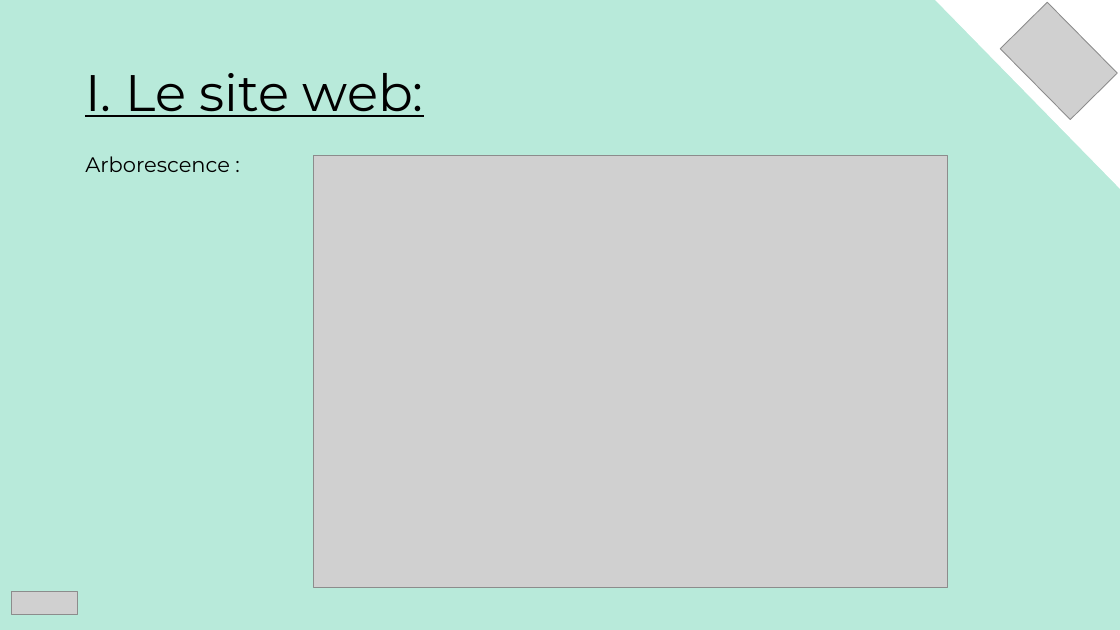
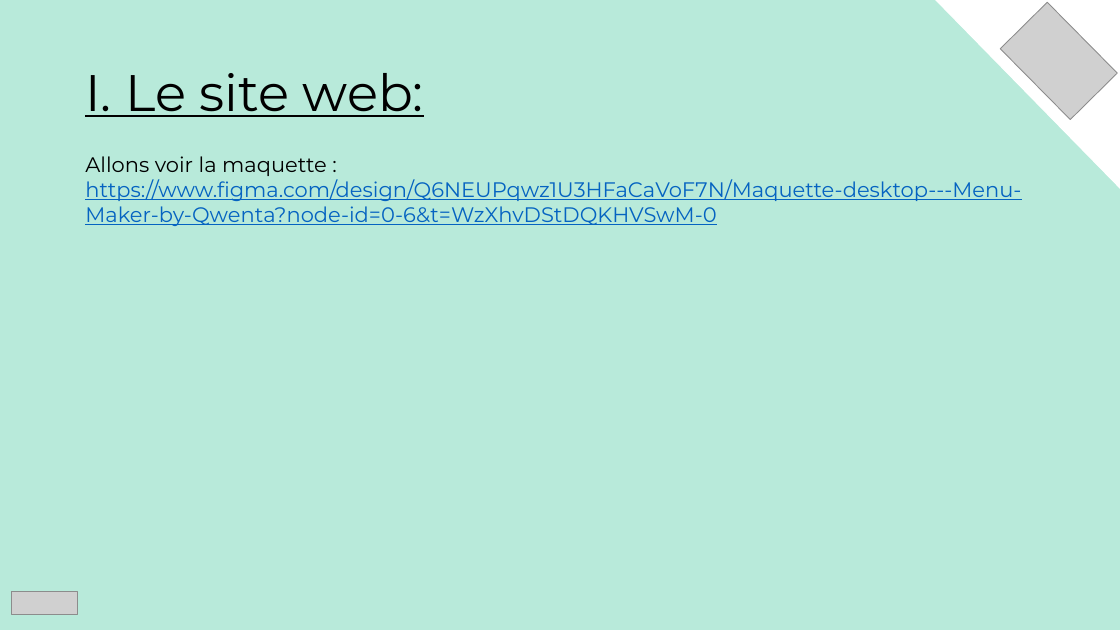
Before and after one commit to mathc28/Qwenta, a slide deck: slide 3 of Solution technique.pptx. Drawn at 1120x630 pixels with LibreOffice and Linux fonts; fonts in the diff are those of the drawing; grey boxes stand for pictures. Boxes give left, top, right and bottom in pixels: in the first picture for what was removed or moved away, otherwise in the second. Text is boxed around its words. In the diff, an @@ line names an element or a change of style, - is before the commit and + after.

```diff
--- a/Solution technique.pptx
+++ b/Solution technique.pptx
@@ text at box(85, 156, 1021, 226): text changed; text colour #000000 to #0563C1 @@
-Arborescence :
+Allons voir la maquette : https://www.figma.com/design/Q6NEUPqwz1U3HFaCaVoF7N/Maquette-desktop---Menu-Maker-by-Qwenta?node-id=0-6&t=WzXhvDStDQKHVSwM-0
@@ picture removed at box(313, 155, 948, 587) @@
```
Also in this commit, not shown: 2 other slides changed, 1 slide added, 10 other files.
